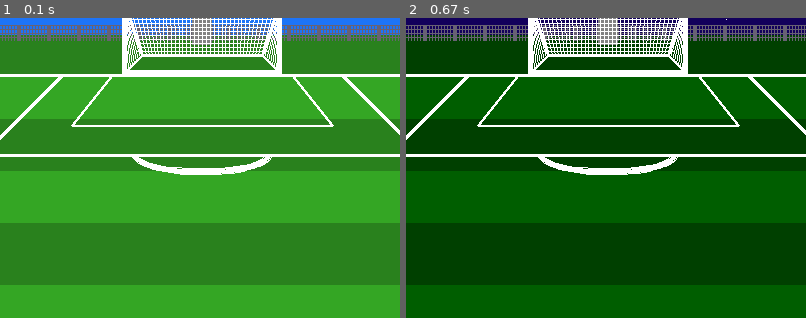
Above: before the commit, frames 1-2 (left to right).
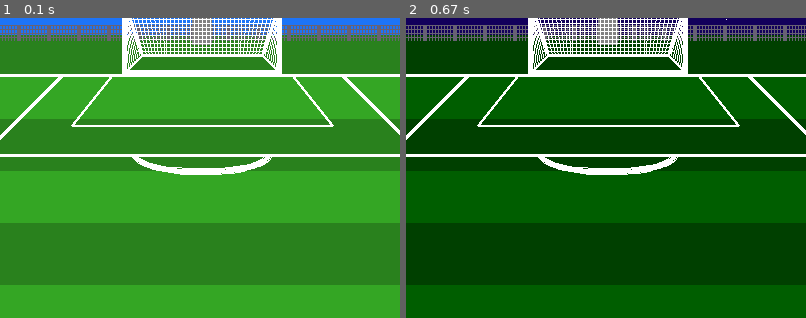
Above: after the commit, the same moments.

Repository: JonathanPena17/CS2520-A6
Game: pygame game, started from Intro to Pygame Graphics/major league soccer animation/graphics_v4.py
Two runs of this game, one before a commit and one after it. Both use one fixed random seed, a clock stepped at 60 frames per second and the inputs below.
Inputs:
- Up to frame 1 (0.1 s): no input
- Up to frame 2 (0.67 s): tap D at 0.33 s
The pictures show only the part of the screen within x 25-75%, y 27-77%; the shares and areas given below are measured in that part.

The runs differ from the first frame. In frame 1, 0.3% of the frame differs, in the area x 31-69%, y 2-12%; in frame 2, 0.3%.

Commit message:
Changed parts in drawNet into loops to make it more concise

Diff:
--- a/Intro to Pygame Graphics/major league soccer animation/graphics_v4.py
+++ b/Intro to Pygame Graphics/major league soccer animation/graphics_v4.py
@@ -240,77 +240,64 @@
     #draw net
 
     def drawNet():
-        pygame.draw.line(screen, WHITE, [325, 140], [341, 200], 1)
-        pygame.draw.line(screen, WHITE, [330, 140], [344, 200], 1)
-        pygame.draw.line(screen, WHITE, [335, 140], [347, 200], 1)
-        pygame.draw.line(screen, WHITE, [340, 140], [350, 200], 1)
-        pygame.draw.line(screen, WHITE, [345, 140], [353, 200], 1)
-        pygame.draw.line(screen, WHITE, [350, 140], [356, 200], 1)
-        pygame.draw.line(screen, WHITE, [355, 140], [359, 200], 1)
-        pygame.draw.line(screen, WHITE, [360, 140], [362, 200], 1)
-        pygame.draw.line(screen, WHITE, [364, 140], [365, 200], 1)
-        pygame.draw.line(screen, WHITE, [368, 140], [369, 200], 1)
-        pygame.draw.line(screen, WHITE, [372, 140], [373, 200], 1)
-        pygame.draw.line(screen, WHITE, [376, 140], [377, 200], 1)
-        pygame.draw.line(screen, WHITE, [380, 140], [380, 200], 1)
-        pygame.draw.line(screen, WHITE, [384, 140], [384, 200], 1)
-        pygame.draw.line(screen, WHITE, [388, 140], [388, 200], 1)
-        pygame.draw.line(screen, WHITE, [392, 140], [392, 200], 1)
-        pygame.draw.line(screen, WHITE, [396, 140], [396, 200], 1)
-        pygame.draw.line(screen, WHITE, [400, 140], [400, 200], 1)
-        pygame.draw.line(screen, WHITE, [404, 140], [404, 200], 1)
-        pygame.draw.line(screen, WHITE, [408, 140], [408, 200], 1)
-        pygame.draw.line(screen, WHITE, [412, 140], [412, 200], 1)
-        pygame.draw.line(screen, WHITE, [416, 140], [416, 200], 1)
-        pygame.draw.line(screen, WHITE, [420, 140], [420, 200], 1)
-        pygame.draw.line(screen, WHITE, [424, 140], [423, 200], 1)
-        pygame.draw.line(screen, WHITE, [428, 140], [427, 200], 1)
-        pygame.draw.line(screen, WHITE, [432, 140], [431, 200], 1)
-        pygame.draw.line(screen, WHITE, [436, 140], [435, 200], 1)
+        i=int(325)
+        j=int(341)
+        x=int(0)
+        while x < 8:
+            pygame.draw.line(screen, WHITE, [i, 140], [j, 200], 1)
+            i = i + 5
+            j = j + 3
+            x = x + 1
+        i=int(364)
+        j=int(364)
+        x=int(0)
+        while x < 19:
+            pygame.draw.line(screen, WHITE, [i, 140], [j, 200], 1)
+            i = i + 4
+            j = j + 4
+            x = x + 1
         pygame.draw.line(screen, WHITE, [440, 140], [438, 200], 1)
-        pygame.draw.line(screen, WHITE, [445, 140], [441, 200], 1)
-        pygame.draw.line(screen, WHITE, [450, 140], [444, 200], 1)
-        pygame.draw.line(screen, WHITE, [455, 140], [447, 200], 1)
-        pygame.draw.line(screen, WHITE, [460, 140], [450, 200], 1)
-        pygame.draw.line(screen, WHITE, [465, 140], [453, 200], 1)
-        pygame.draw.line(screen, WHITE, [470, 140], [456, 200], 1)
-        pygame.draw.line(screen, WHITE, [475, 140], [459, 200], 1)
-
+        x=int(0)
+        i=int(440)
+        j=int(438)
+        while x < 7:
+            i = i + 5
+            j = j + 3
+            pygame.draw.line(screen, WHITE, [i, 140], [j, 200], 1)
+            x = x + 1
         #net part 2
-        pygame.draw.line(screen, WHITE, [320, 140], [324, 216], 1)
-        pygame.draw.line(screen, WHITE, [320, 140], [326, 214], 1)
-        pygame.draw.line(screen, WHITE, [320, 140], [328, 212], 1)
-        pygame.draw.line(screen, WHITE, [320, 140], [330, 210], 1)
-        pygame.draw.line(screen, WHITE, [320, 140], [332, 208], 1)
-        pygame.draw.line(screen, WHITE, [320, 140], [334, 206], 1)
-        pygame.draw.line(screen, WHITE, [320, 140], [336, 204], 1)
-        pygame.draw.line(screen, WHITE, [320, 140], [338, 202], 1)
-
+        i=int(324)
+        j=int(216)
+        x=int(0)
+        for x in range(0,9):
+            pygame.draw.line(screen, WHITE, [320, 140], [i, j], 1)
+            i = i + 2
+            j = j - 2
+        x=int(0)
         #net part 3
-        pygame.draw.line(screen, WHITE, [480, 140], [476, 216], 1)
-        pygame.draw.line(screen, WHITE, [480, 140], [474, 214], 1)
-        pygame.draw.line(screen, WHITE, [480, 140], [472, 212], 1)
-        pygame.draw.line(screen, WHITE, [480, 140], [470, 210], 1)
-        pygame.draw.line(screen, WHITE, [480, 140], [468, 208], 1)
-        pygame.draw.line(screen, WHITE, [480, 140], [466, 206], 1)
-        pygame.draw.line(screen, WHITE, [480, 140], [464, 204], 1)
-        pygame.draw.line(screen, WHITE, [480, 140], [462, 202], 1)
-
+        i=int(476)
+        j=int(216)
+        for x in range(0,9):
+            pygame.draw.line(screen, WHITE, [480, 140], [i, j], 1)
+            i = i - 2
+            j = j - 2
+        x=int(0)
         #net part 4
-        pygame.draw.line(screen, WHITE, [324, 144], [476, 144], 1)
-        pygame.draw.line(screen, WHITE, [324, 148], [476, 148], 1)
-        pygame.draw.line(screen, WHITE, [324, 152], [476, 152], 1)
-        pygame.draw.line(screen, WHITE, [324, 156], [476, 156], 1)
-        pygame.draw.line(screen, WHITE, [324, 160], [476, 160], 1)
-        pygame.draw.line(screen, WHITE, [324, 164], [476, 164], 1)
-        pygame.draw.line(screen, WHITE, [324, 168], [476, 168], 1)
-        pygame.draw.line(screen, WHITE, [324, 172], [476, 172], 1)
-        pygame.draw.line(screen, WHITE, [324, 176], [476, 176], 1)
+        i=int(144)
+        j=int(144)
+        x=int(0)
+        for x in range(0,10):
+            pygame.draw.line(screen, WHITE, [324, i], [476, j], 1)
+            i = i + 4
+            j = j + 4
         pygame.draw.line(screen, WHITE, [335, 180], [470, 180], 1)
-        pygame.draw.line(screen, WHITE, [335, 184], [465, 184], 1)
-        pygame.draw.line(screen, WHITE, [335, 188], [465, 188], 1)
-        pygame.draw.line(screen, WHITE, [335, 192], [465, 192], 1)
-        pygame.draw.line(screen, WHITE, [335, 196], [465, 196], 1)
+        i=int(180)
+        j=int(470)
+        x=int(0)
+        for x in range(0,5):
+            pygame.draw.line(screen, WHITE, [335, i], [465, i], 1)
+            i = i + 4
+            j = j + 4
     drawNet()
     def drawStands(color1,color2):
         #stands right
